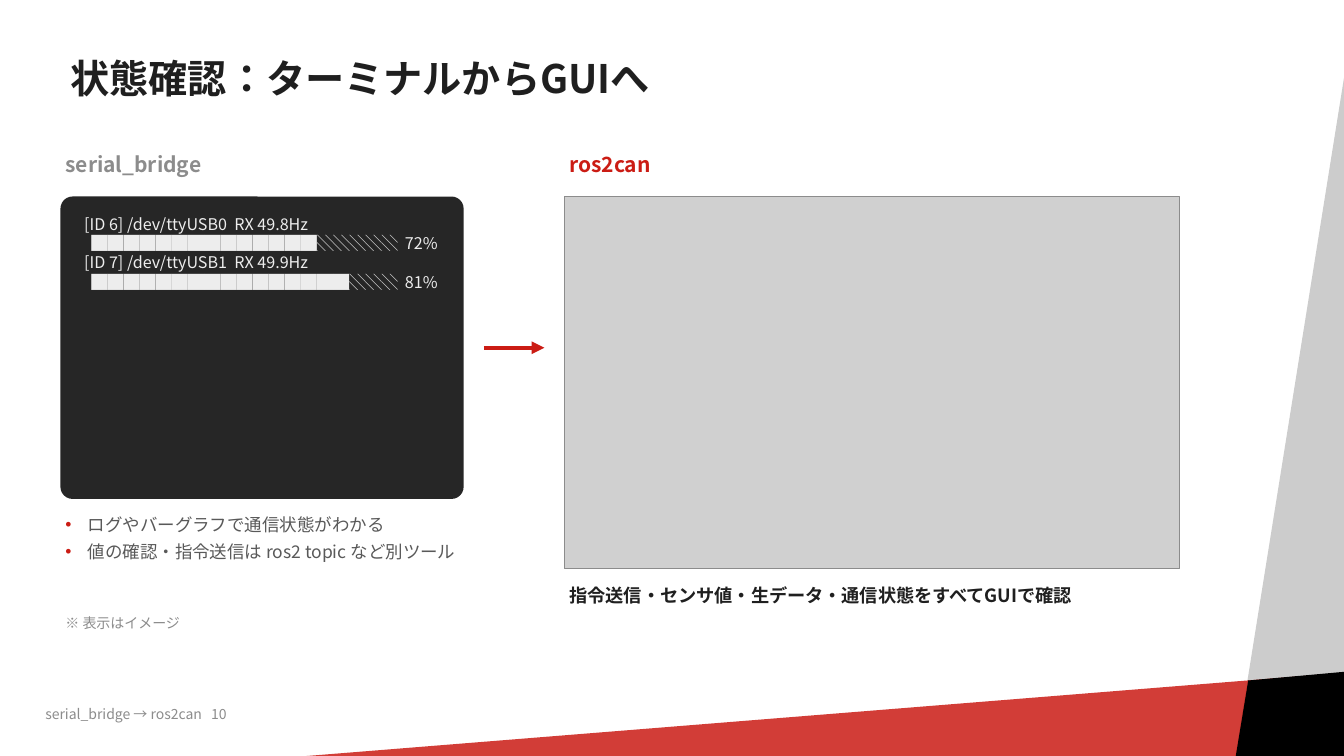
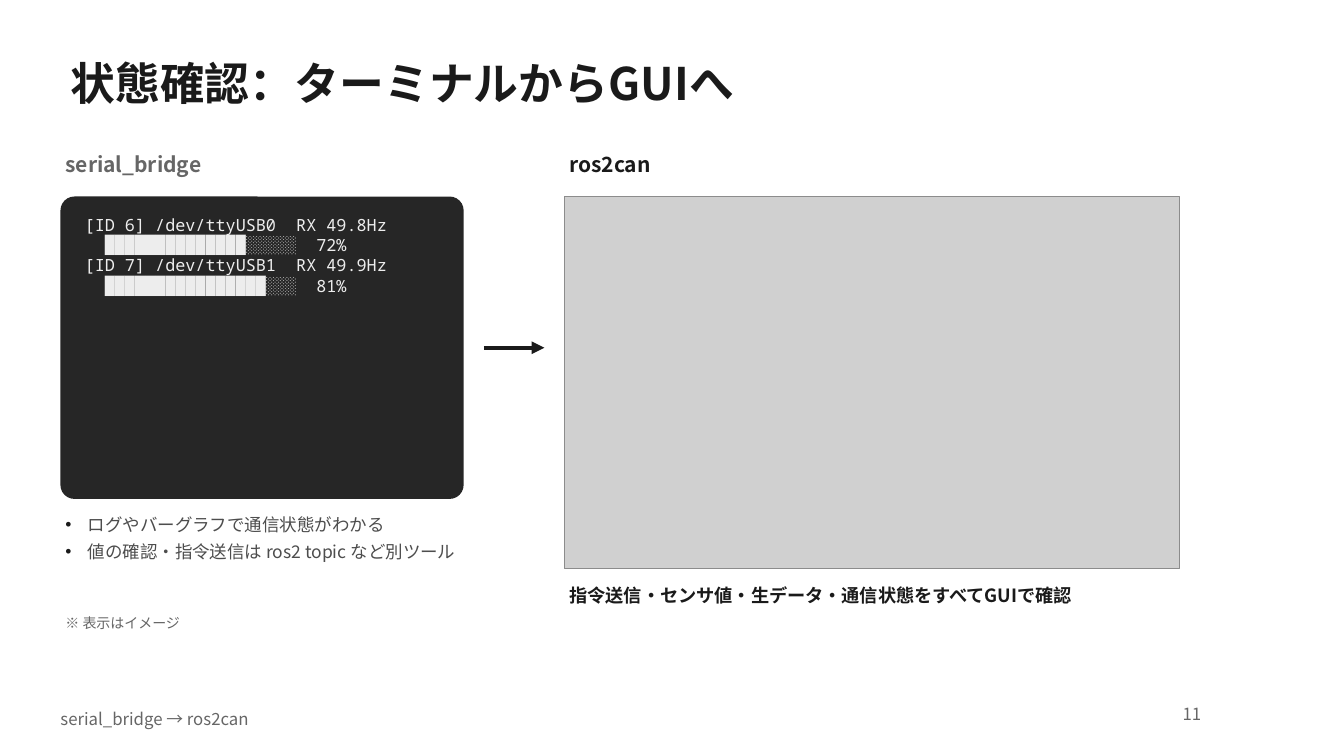
Before and after one commit to RRST-NHK-Project/ros2can, a slide deck: slide 11 of pptx/serial_bridgeからros2canへ_移行ガイド.pptx (slide 10 before the commit). Drawn at 1344x756 pixels with LibreOffice and Linux fonts; fonts in the diff are those of the drawing; grey boxes stand for pictures; background and template pictures are left out. Boxes give left, top, right and bottom in pixels: in the first picture for what was removed or moved away, otherwise in the second. Text is boxed around its words. In the diff, an @@ line names an element or a change of style, - is before the commit and + after.

```diff
--- a/pptx/serial_bridgeからros2canへ_移行ガイド.pptx
+++ b/pptx/serial_bridgeからros2canへ_移行ガイド.pptx
@@ rectangle removed at [1136,18,1344,756] @@
@@ title "状態確認：ターミナルからGUIへ" at [71,61,735,104]: size 28 to 32 pt, text colour #1F1F1F to #1A1A1A; line spacing 0.9 to 1 @@
@@ text "serial_bridge" at [65,155,201,177]: text colour #8C8C8C to #666666 @@
@@ text "ros2can" at [569,156,650,173]: text colour #CB1C14 to #1A1A1A @@
@@ rounded rectangle "[ID 6] /dev/ttyUSB0 RX 49.8Hz" at [60,197,464,499]: size 11.5 to 12 pt, font Noto Sans CJK JP to Noto Sans Mono; proportions changed @@
@@ arrow (484, 348) - (544, 348): stroke #CB1C14 3 pt to #1A1A1A 3 pt @@
@@ text "ログやバーグラフで通信状態がわかる" at [88,516,456,562]: text colour #595959 to #4D4D4D; bullet colour #CB1C14 to #1A1A1A @@
@@ text "指令送信・センサ値・生データ・通信状態をすべてGUIで確認" at [569,586,1071,604]: text colour #1F1F1F to #1A1A1A @@
@@ text "※ 表示はイメージ" at [83,616,180,629]: text colour #8C8C8C to #666666 @@
@@ rectangle removed at [57,666,1344,756] @@
@@ parallelogram removed at [1218,666,1344,756] @@
@@ text removed at [45,708,227,723] @@
-serial_bridge → ros2can 10
@@ text added at [60,711,249,729], 12 pt, text #666666 @@
+serial_bridge → ros2can
@@ page number added at [1183,707,1202,720], 12 pt, text #666666 @@
+11
```
Also in this commit, not shown: 17 other slides changed, 1 slide added, 5 other files.
